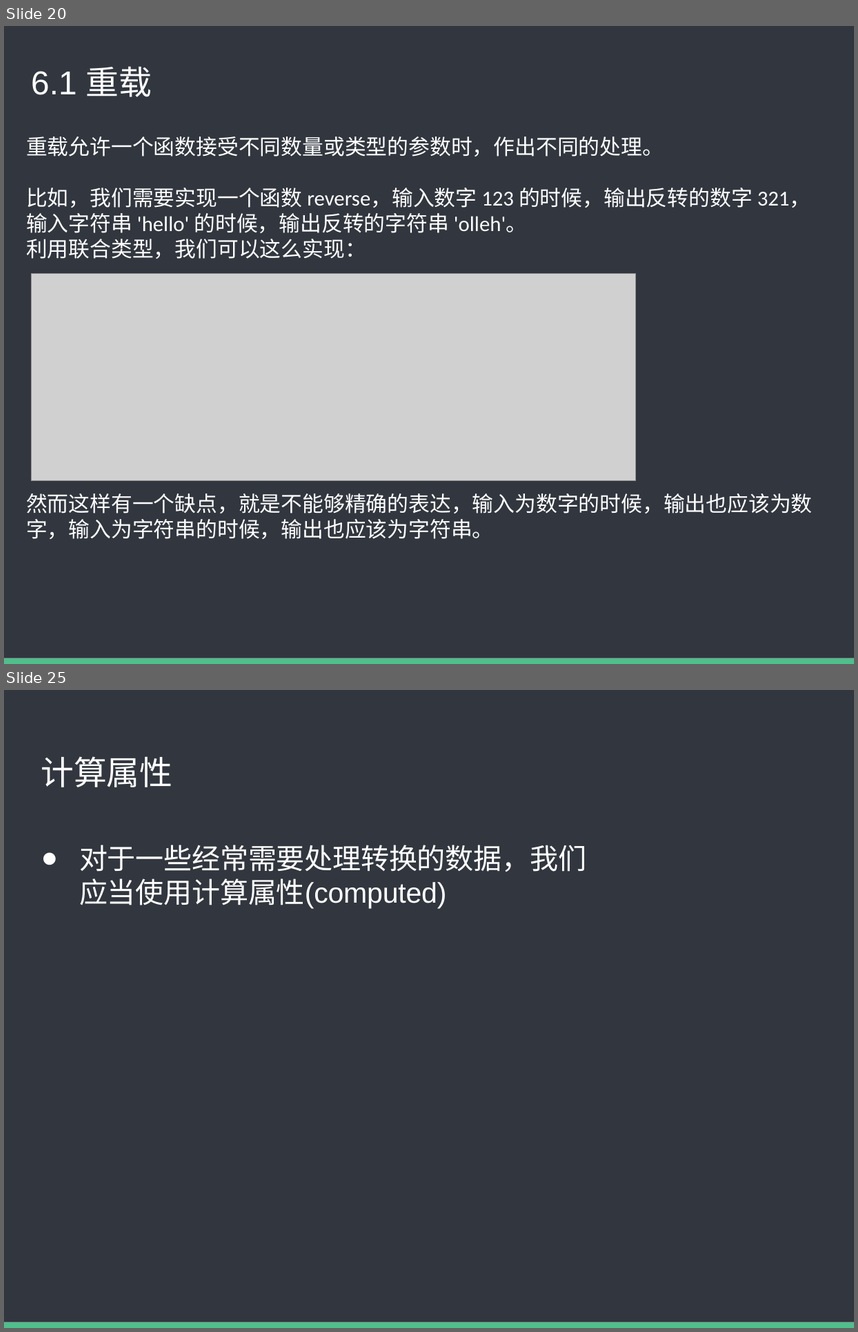
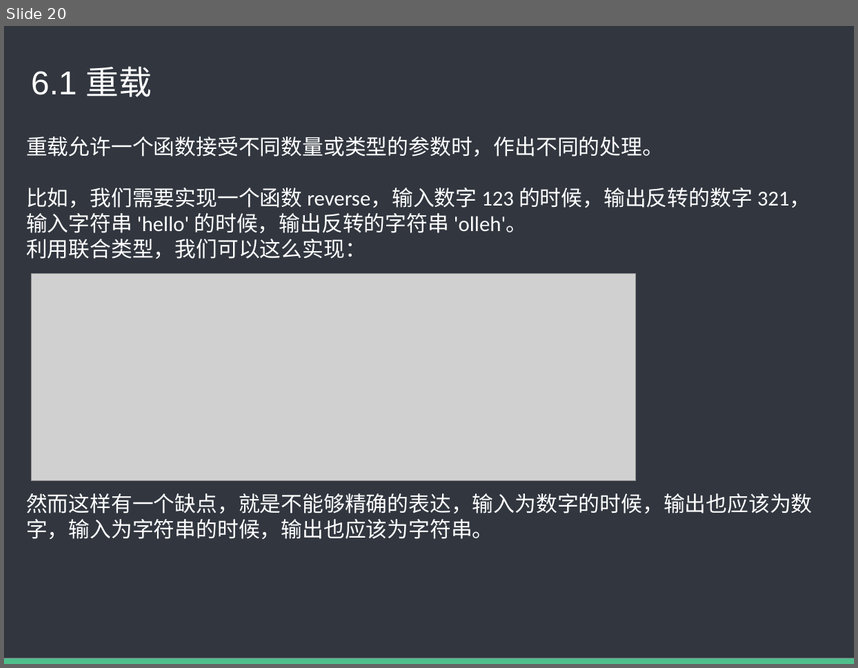
Before and after one commit to baixiaoyu2997/typescript-share, a slide deck: TS内部分享.pptx. Shown one above the other, each under a label of ours: slides 20 and 25 before the commit, slide 20 after it; the slides between them are not shown. The pictures are 858x1332 and 858x668 pixels, drawn with LibreOffice and Linux fonts; fonts in the diff are those of the drawing; grey boxes stand for pictures. Boxes give left, top, right and bottom in pixels: in the first picture for what was removed or moved away, otherwise in the second. Text is boxed around its words. In the diff, an @@ line names an element or a change of style, - is before the commit and + after.

```diff
--- a/TS内部分享.pptx
+++ b/TS内部分享.pptx
@@ slide 25 removed at box(4, 690, 854, 1328), background #FFFFFF; not listed: 2 template elements that a slide beside it also shows @@
@@ title removed at box(41, 756, 173, 787) @@
-计算属性
@@ text removed at box(79, 845, 586, 909) @@
-● 对于一些经常需要处理转换的数据，我们应当使用计算属性(computed)
```
Also in this commit, not shown: 5 slides changed, 7 slides added, 17 other slides removed, 2 other files.
